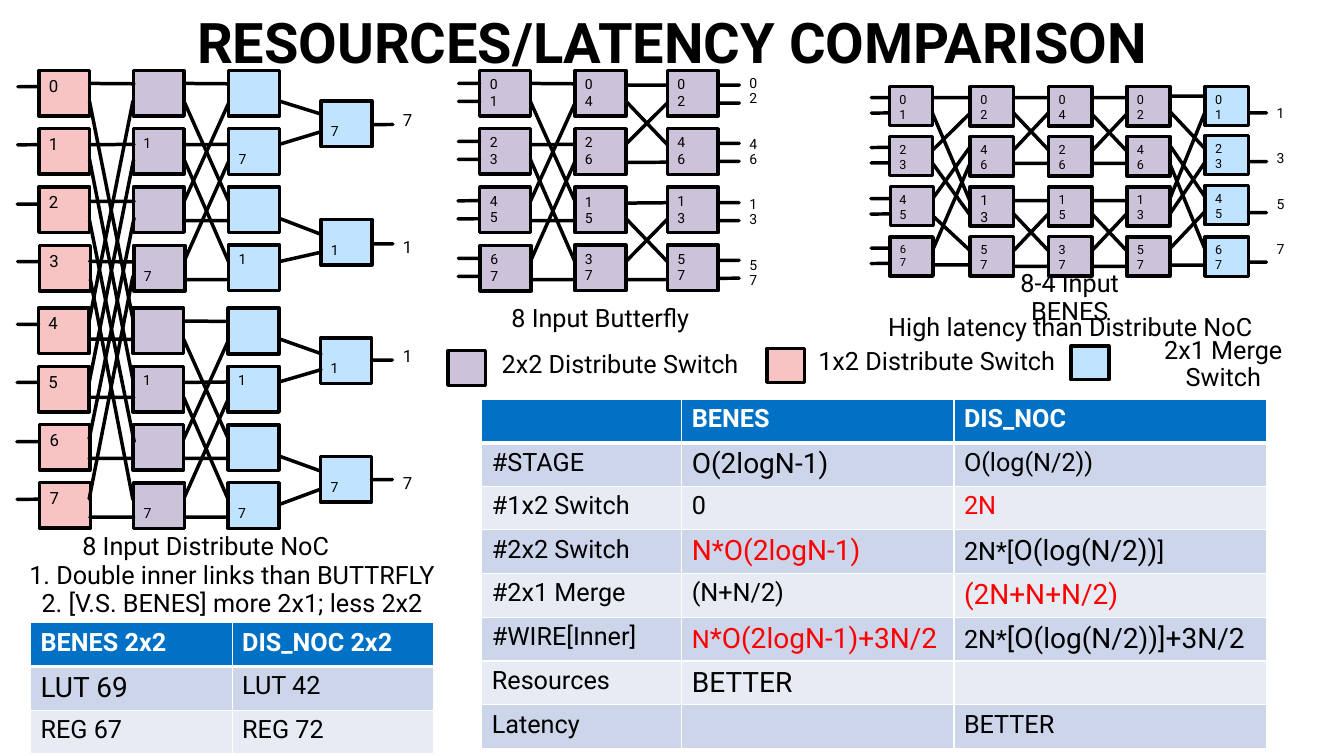
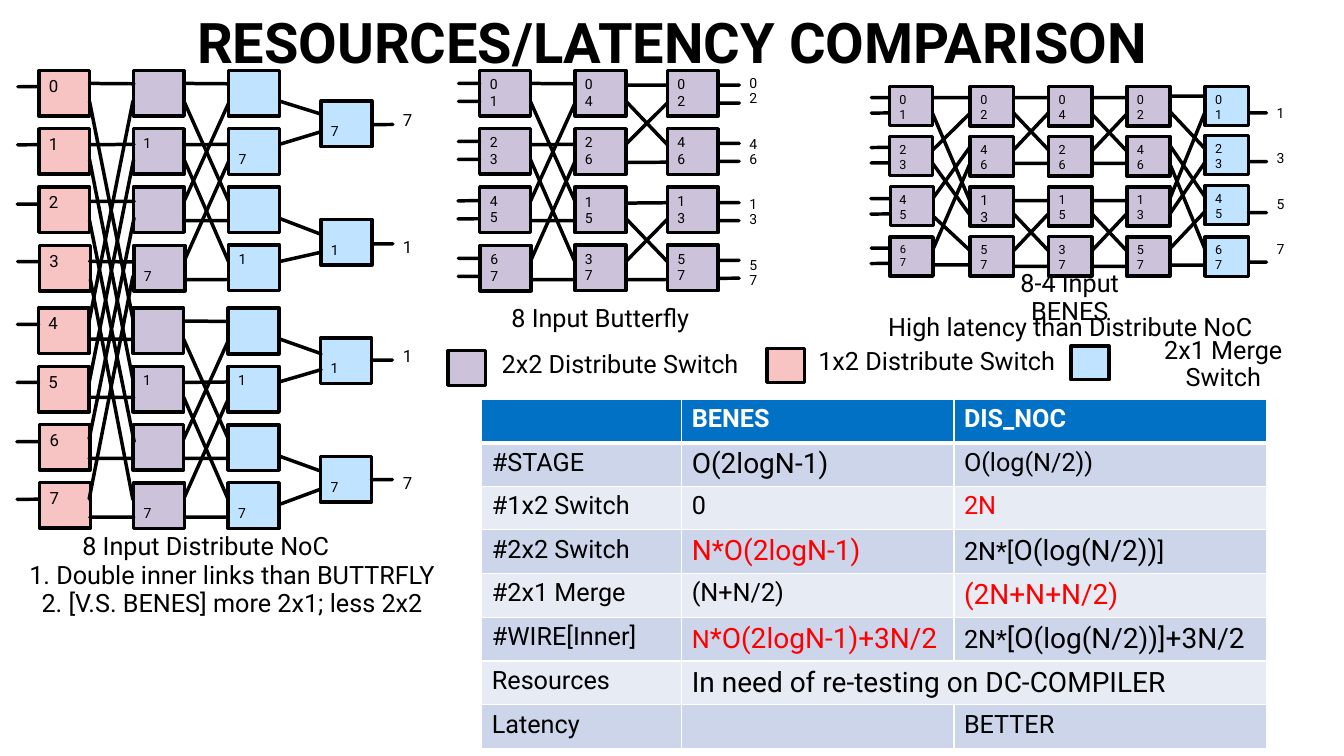
Before and after one commit to georgia-tech-synergy-lab/AcceleratorNoC, a slide deck: slide 32 of microswitch.pptx (slide 33 before the commit). Drawn at 1344x756 pixels with LibreOffice and Linux fonts; fonts in the diff are those of the drawing. Boxes give left, top, right and bottom in pixels: in the first picture for what was removed or moved away, otherwise in the second. Text is boxed around its words. In the diff, an @@ line names an element or a change of style, - is before the commit and + after.

```diff
--- a/microswitch.pptx
+++ b/microswitch.pptx
@@ table at bbox=[482, 399, 1266, 749] @@
-row 7, column 2: BETTER
+row 7, column 2: In need of re-testing on DC-COMPILER
@@ table removed at bbox=[30, 623, 434, 754], 3 rows, 2 columns @@
-BENES 2x2 | DIS_NOC 2x2
-LUT 69 | LUT 42
-REG 67 | REG 72
```
Also in this commit, not shown: 1 other slide changed, 1 slide added, 1 slide removed.
